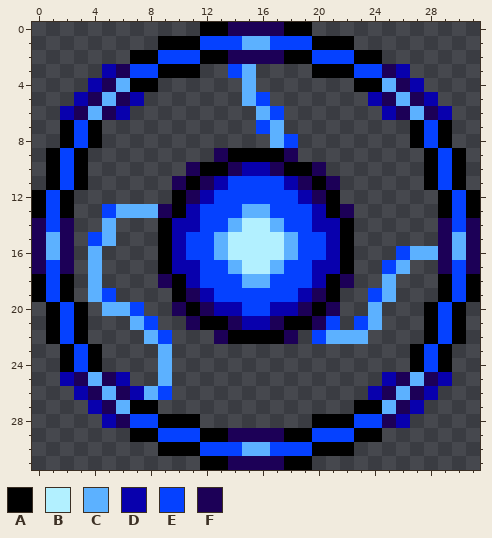
Pixel-art sprite -- ssb/images/blue_breaker.png. Above, as it was before the edit.
The file is 32x32 pixels.
Palette (. is transparent): A #000000  B #b2f0ff  C #5cb1ff  D #0800ad  E #0541ff  F #1c0057
Pixels before, first column x 0:
 0 ............AAFFFFAA............
 1 .........AAAEEECCEEEAAA.........
 2 .......AAEEEAAFFFFAAEEEAA.......
 3 .....DFEEAAA..EC....AAAEEFD.....
 4 ....DFCAA......C.......AACFD....
 5 ...DFCFD.......CE.......DFCFD...
 6 ..DFCFD.........CE.......DFCFD..
 7 ..AEA...........EC.........AEA..
 8 ..AEA............CE........AEA..
 9 .AEA.........FAAAAF.........AEA.
10 .AEA.......FAAFDDFAAF.......AEA.
11 .AEA......FAFDEEEEDFAF......AEA.
12 AEA.......AFDEEEEEEDFA.......AEA
13 AEA..ECCCFADEEECCEEEDAF......AEA
14 FEF..C...ADDEECBBCEEDDA......FEF
15 FCF.EC...ADEECBBBBCEEDA......FCF
16 FCF.C....ADEECBBBBCEEDA...ECCFCF
17 FEF.C....ADDEECBBCEEDDA..EC..FEF
18 AEA.C....FADEEECCEEEDAF..C...AEA
19 AEA.CE....AFDEEEEEEDFA..EC...AEA
20 .AEA.CCE..FAFDDEEDDFAF..C...AEA.
21 .AEA...CE..FAAFDDFAAFE.EC...AEA.
22 .AEA....CE...FAAAAF.ECCC....AEA.
23 ..AEA....C.................AEA..
24 ..AEA....C.................AEA..
25 ..DFCFD..C...............DFCFD..
26 ...DFCFDCE..............DFCFD...
27 ....DFCAA..............AACFD....
28 .....DFEEAAA........AAAEEFD.....
29 .......AAEEEAAFFFFAAEEEAA.......
30 .........AAAEEECCEEEAAA.........
31 ............AAFFFFAA............
After:
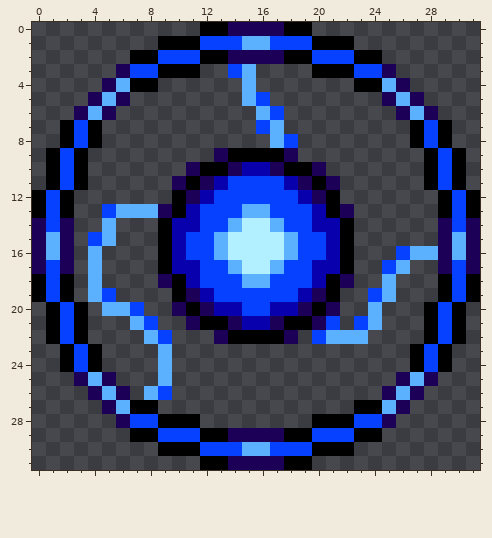
From old to new:
{"y":3,"x":5,"old":"D","new":"."}
{"y":3,"x":26,"old":"D","new":"."}
{"y":4,"x":4,"old":"D","new":"."}
{"y":4,"x":27,"old":"D","new":"."}
{"y":5,"x":3,"old":"D","new":"."}
{"y":5,"x":7,"old":"D","new":"."}
{"y":5,"x":24,"old":"D","new":"."}
{"y":5,"x":28,"old":"D","new":"."}
{"y":6,"x":2,"old":"D","new":"."}
{"y":6,"x":6,"old":"D","new":"."}
{"y":6,"x":25,"old":"D","new":"."}
{"y":6,"x":29,"old":"D","new":"."}
{"y":25,"x":2,"old":"D","new":"."}
{"y":25,"x":6,"old":"D","new":"."}
{"y":25,"x":25,"old":"D","new":"."}
{"y":25,"x":29,"old":"D","new":"."}
{"y":26,"x":3,"old":"D","new":"."}
{"y":26,"x":7,"old":"D","new":"."}
{"y":26,"x":24,"old":"D","new":"."}
{"y":26,"x":28,"old":"D","new":"."}
{"y":27,"x":4,"old":"D","new":"."}
{"y":27,"x":27,"old":"D","new":"."}
{"y":28,"x":5,"old":"D","new":"."}
{"y":28,"x":26,"old":"D","new":"."}
